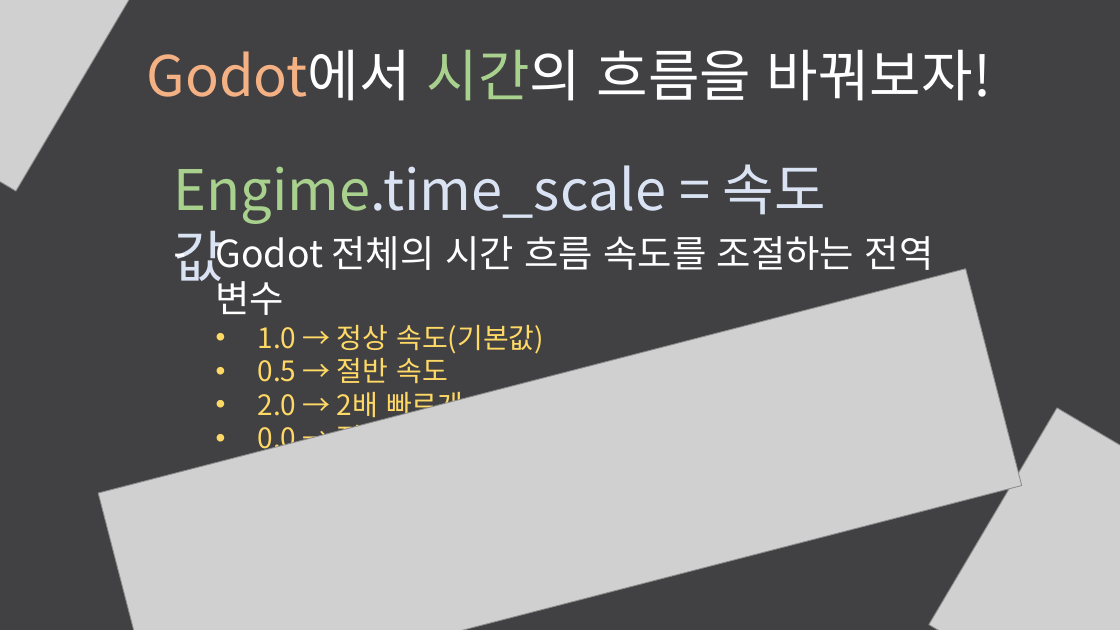
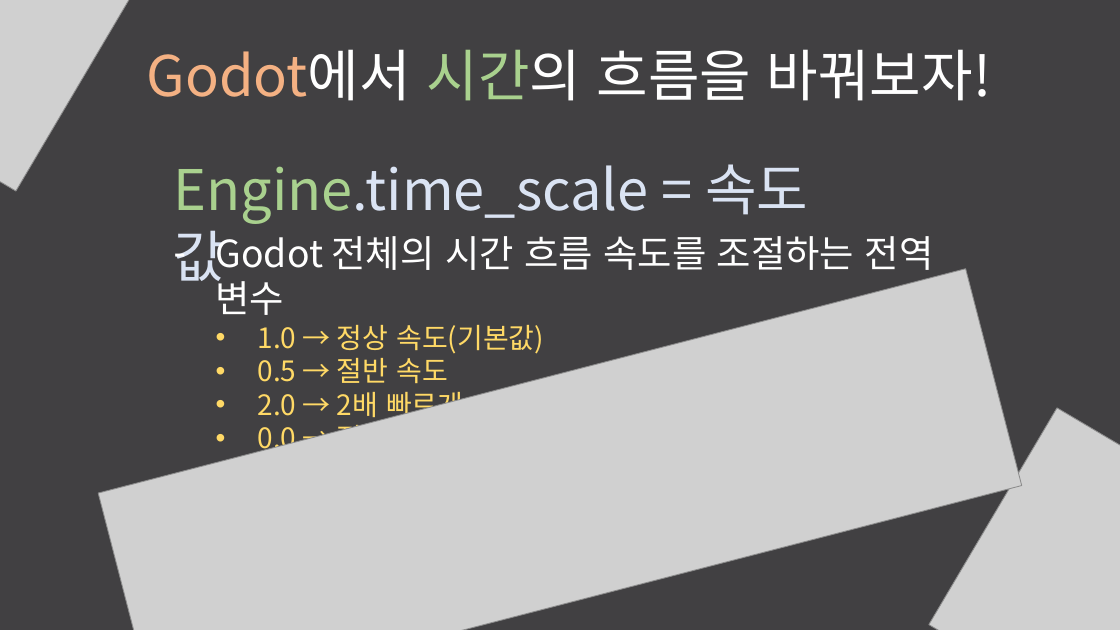
Before and after one commit to KimPotatoIV/TimeScaleProject, a slide deck: slide 1 of files/TimeScale.pptx. Drawn at 1120x630 pixels with LibreOffice and Linux fonts; fonts in the diff are those of the drawing; grey boxes stand for pictures. Boxes give left, top, right and bottom in pixels: in the first picture for what was removed or moved away, otherwise in the second. Text is boxed around its words. In the diff, an @@ line names an element or a change of style, - is before the commit and + after.

```diff
--- a/files/TimeScale.pptx
+++ b/files/TimeScale.pptx
@@ text at (174,164,808,291): text changed @@
-Engime.time_scale = 속도 값
+Engine.time_scale = 속도 값
```
Also in this commit, not shown: 1 other file.
